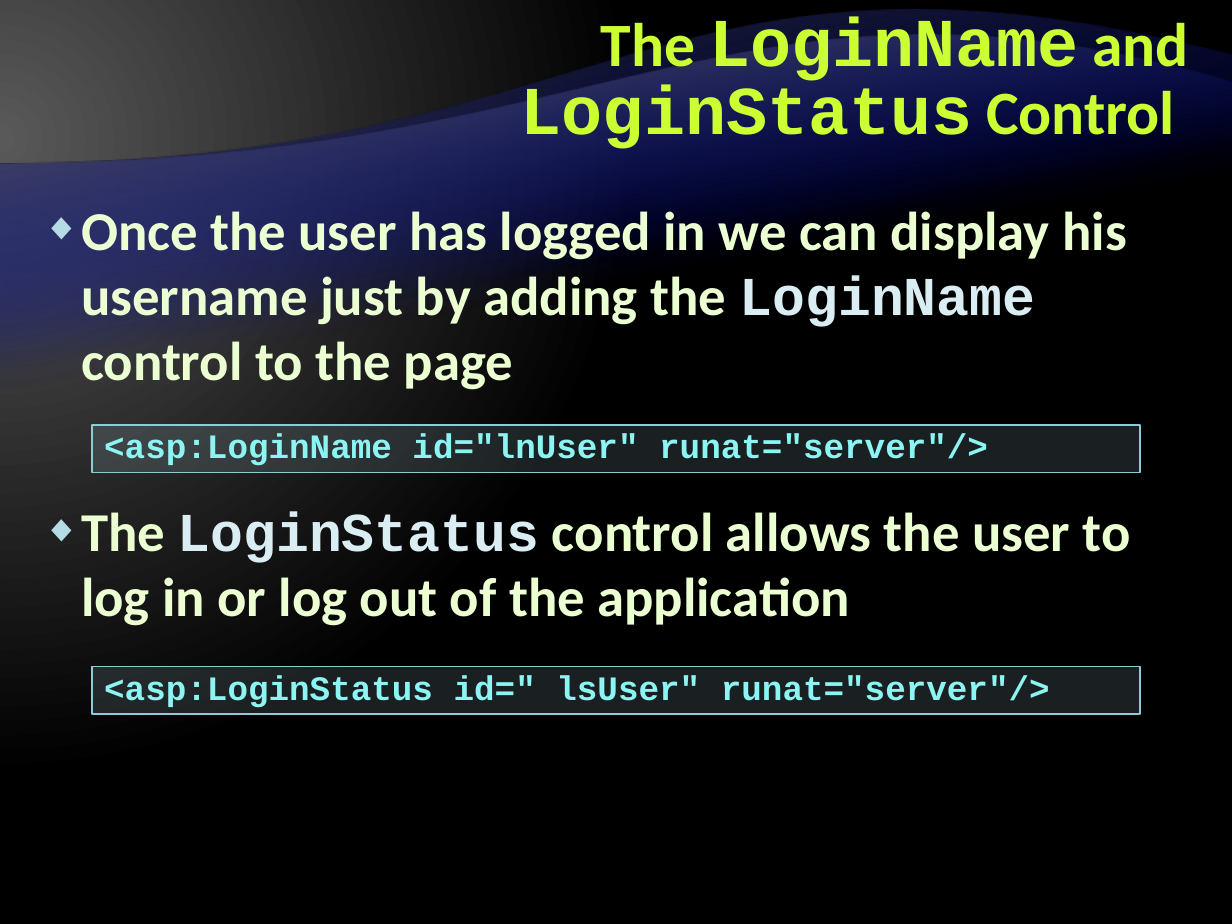
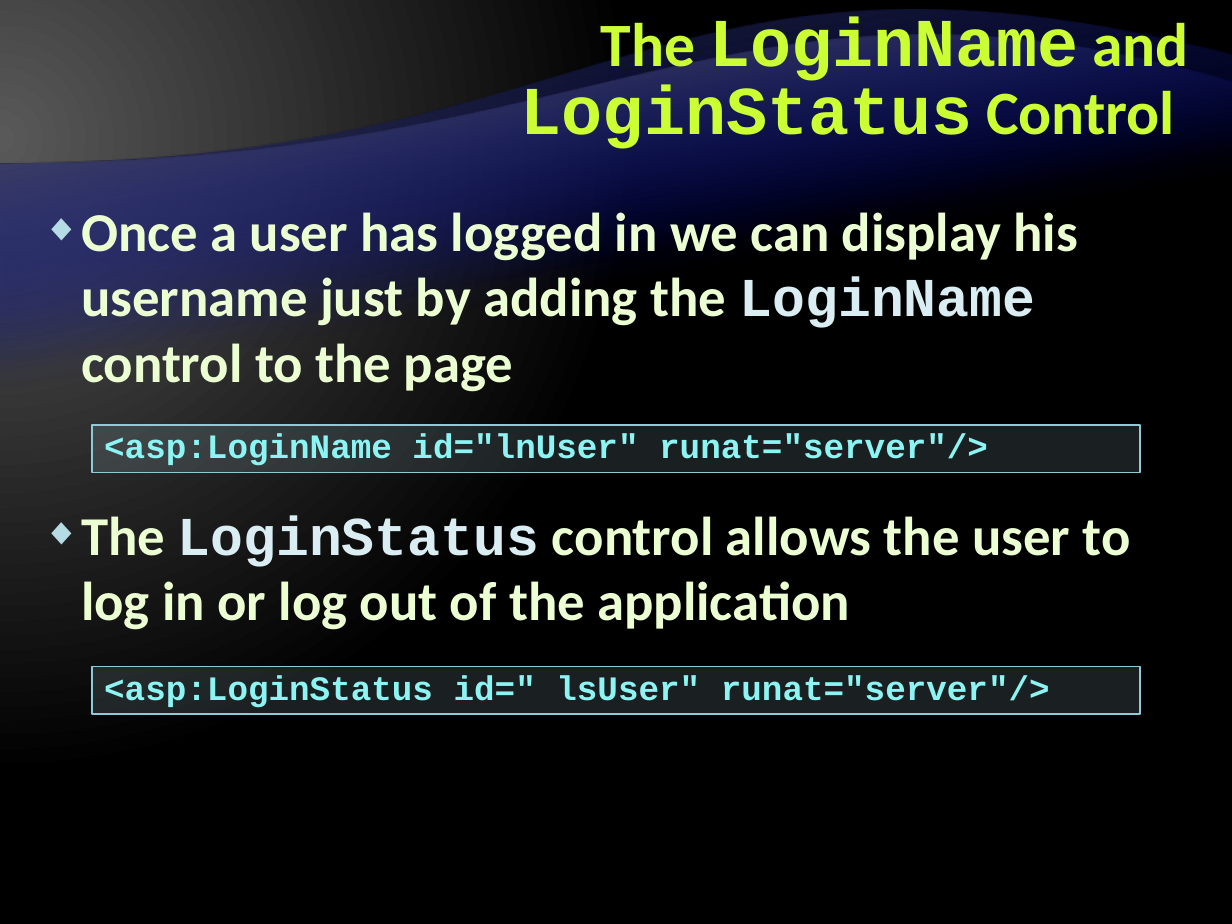
Before and after one commit to Graveheart/aspnetcourse, a slide deck: slide 35 of 2010/lectures/12. ASP.NET-Authentication-and-Authorization.pptx (slide 34 before the commit). Drawn at 1232x924 pixels with LibreOffice and Linux fonts; fonts in the diff are those of the drawing; background and template pictures are left out. Boxes give left, top, right and bottom in pixels: in the first picture for what was removed or moved away, otherwise in the second. Text is boxed around its words. In the diff, an @@ line names an element or a change of style, - is before the commit and + after.

```diff
--- a/2010/lectures/12. ASP.NET-Authentication-and-Authorization.pptx
+++ b/2010/lectures/12. ASP.NET-Authentication-and-Authorization.pptx
@@ text at [81, 212, 1079, 392]: text changed @@
-◆ Once the user has logged in we can display his username just by adding the LoginName control to the page
+◆ Once a user has logged in we can display his username just by adding the LoginName control to the page
@@ text at [81, 516, 1131, 630]: line spacing 38pt to 1 @@
```
Also in this commit, not shown: 16 other slides changed, 1 slide added.
